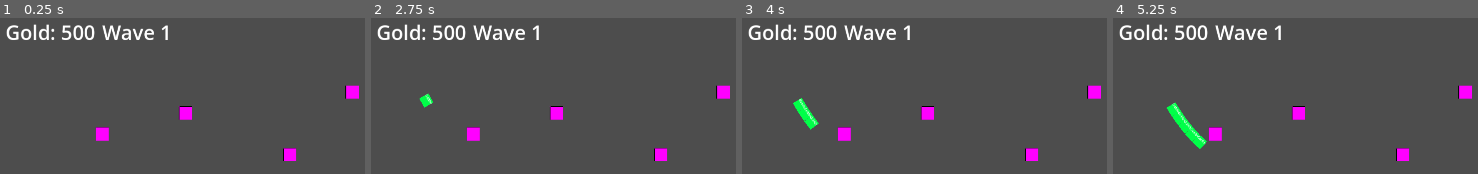
Above: before the commit, frames 1-4 (left to right).
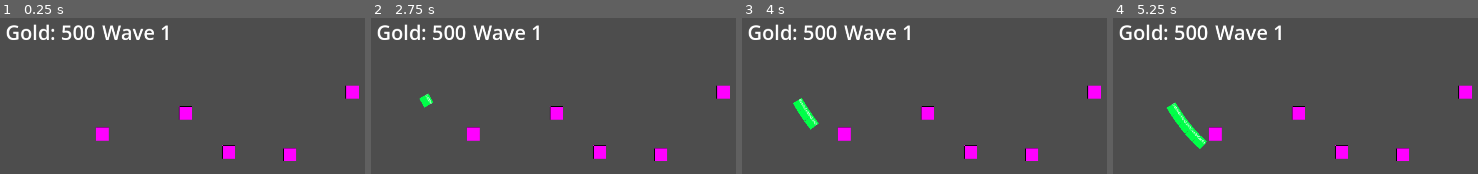
Above: after the commit, the same moments.

Repository: ookeooke/Test-1-Godot
Game: Godot game, scene res://node_2d.tscn
Same seed, same stepped clock (60 frames per second), same inputs: the game is played once before the commit and once after it.
Inputs (mouse positions are in pixels of both pictures, inside the frame that each line leads up to):
- Up to frame 1 (0.25 s): no input
- Up to frame 2 (2.75 s): tap Enter at 0.5, 2 s; move the mouse to (outside the picture) at 0.52 s; click (outside the picture) at 0.67 s; tap Space at 1.25 s; drag from (outside the picture) to (473, 133) at 1.27 s; move the mouse to (699, 139) at 2.02 s; click (699, 139) at 2.17 s
- Up to frame 3 (4 s): tap Space at 2.75 s; drag from (outside the picture) to (928, 113) at 2.77 s; tap Enter at 3.5 s; move the mouse to (outside the picture) at 3.52 s; click (outside the picture) at 3.67 s
- Up to frame 4 (5.25 s): tap Space at 4.25 s; drag from (1120, 170) to (1463, 92) at 4.27 s; move the mouse to (outside the picture) at 5.02 s; click (outside the picture) at 5.17 s

The runs differ from the first frame. In frame 1, 0.3% of the frame differs, in the area x 60-65%, y 81-91%; in frame 2, 0.3%; in frame 3, 0.3%; in frame 4, 0.3%.

Commit message:
1

Diff:
--- a/goblin_scout.gd
+++ b/goblin_scout.gd
@@ -6,6 +6,13 @@
 var speed := 100.0
 var max_health := 50.0
 var current_health := 50.0
+var melee_damage := 5.0  # Damage to hero in melee
+
+# BLOCKING SYSTEM
+var is_blocked := false
+var blocking_hero = null
+var attack_timer := 0.0
+var attack_cooldown := 1.0  # Attack hero every 1 second
 
 @onready var path_follower: PathFollow2D = get_parent() as PathFollow2D
 
@@ -16,10 +23,36 @@
 	print("Goblin spawned at: ", global_position)
 
 func _physics_process(delta):
-	if path_follower:
+	if is_blocked and blocking_hero and is_instance_valid(blocking_hero):
+		# We're fighting a hero - don't move, just attack
+		handle_hero_combat(delta)
+	elif path_follower:
+		# Normal movement along path
 		path_follower.progress += speed * delta
 		if path_follower.progress_ratio >= 1.0:
 			reached_end()
+
+func handle_hero_combat(delta):
+	# Attack hero periodically
+	attack_timer += delta
+	if attack_timer >= attack_cooldown:
+		attack_timer = 0.0
+		if blocking_hero.has_method("take_damage"):
+			blocking_hero.take_damage(melee_damage)
+			print("Goblin attacked hero for ", melee_damage, " damage!")
+
+func set_blocked_by_hero(hero):
+	# Called by hero when enemy enters melee range
+	is_blocked = true
+	blocking_hero = hero
+	attack_timer = 0.0
+	print("Goblin is now blocked by hero!")
+
+func unblock():
+	# Called when hero dies or moves away
+	is_blocked = false
+	blocking_hero = null
+	print("Goblin is no longer blocked!")
 
 func reached_end():
 	print("Goblin reached the end!")
@@ -37,6 +70,12 @@
 func die():
 	print("Goblin died!")
 	GameManager.add_gold(5)
+
+	# Unblock from hero if blocked
+	if is_blocked and blocking_hero and is_instance_valid(blocking_hero):
+		# Hero will detect we left their melee range
+		pass
+
 	enemy_died.emit()
 	queue_free()
 
--- /dev/null
+++ b/hero_manager.gd
@@ -0,0 +1,77 @@
+extends Node2D
+
+# ============================================
+# HERO MANAGER - Manages hero spawning
+# ============================================
+
+# Hero scene (will expand to multiple heroes later)
+@export var ranger_hero_scene: PackedScene
+
+var current_hero = null
+
+func _ready():
+	print("========================================")
+	print("HERO MANAGER READY")
+	print("========================================")
+
+	# Wait for scene to be ready, then connect hero spots
+	await get_tree().process_frame
+	connect_hero_spots()
+
+func connect_hero_spots():
+	print("Connecting hero spots...")
+	var spots = get_tree().get_nodes_in_group("hero_spot")
+	print("Found ", spots.size(), " hero spots")
+
+	for spot in spots:
+		print("  Connecting hero spot: ", spot.name)
+		if spot.has_signal("spot_clicked"):
+			spot.spot_clicked.connect(_on_hero_spot_clicked)
+			print("    ✓ Connected hero spot: ", spot.name)
+		else:
+			print("    ✗ ERROR: Spot doesn't have 'spot_clicked' signal!")
+
+func _on_hero_spot_clicked(spot):
+	print("========================================")
+	print("!!! HERO SPOT CLICKED !!!")
+	print("  Spot: ", spot.name)
+	print("========================================")
+
+	# Spawn ranger hero at this spot
+	if ranger_hero_scene == null:
+		print("ERROR: No ranger hero scene assigned!")
+		return
+
+	spot.spawn_hero(ranger_hero_scene)
+	print("Hero spawned at spot!")
+
+func _unhandled_input(event):
+	# Handle hero selection and movement
+	if event is InputEventMouseButton and event.pressed and event.button_index == MOUSE_BUTTON_LEFT:
+		var mouse_pos = get_global_mouse_position()
+
+		# Check if we clicked on a hero
+		var heroes = get_tree().get_nodes_in_group("hero")
+		var clicked_hero = null
+
+		for hero in heroes:
+			if hero.global_position.distance_to(mouse_pos) < 30:
+				clicked_hero = hero
+				break
+
+		if clicked_hero:
+			# Deselect all other heroes
+			for hero in heroes:
+				if hero != clicked_hero:
+					hero.deselect()
+
+			# Select this hero
+			clicked_hero.select()
+			current_hero = clicked_hero
+			print("Selected hero: ", clicked_hero.name)
+		else:
+			# If we have a selected hero, move them to clicked position
+			if current_hero and is_instance_valid(current_hero):
+				if current_hero.is_selected:
+					current_hero.move_to_position(mouse_pos)
+					print("Commanding hero to move to: ", mouse_pos)
--- /dev/null
+++ b/hero_spot.gd
@@ -0,0 +1,92 @@
+extends Node2D
+
+# ============================================
+# HERO SPOT - Where heroes spawn on the map
+# ============================================
+
+signal spot_clicked(spot)
+
+# State
+var has_hero = false
+var current_hero = null
+var is_respawning = false
+var respawn_time_left = 0.0
+
+# References
+@onready var sprite = $Sprite2D
+@onready var respawn_label = $RespawnLabel
+
+func _ready():
+	print("HERO SPOT READY: ", name, " at ", global_position)
+	respawn_label.visible = false
+
+func _process(delta):
+	# Handle respawn countdown
+	if is_respawning:
+		respawn_time_left -= delta
+		respawn_label.text = "Respawn: " + str(ceil(respawn_time_left)) + "s"
+
+		if respawn_time_left <= 0:
+			respawn_hero()
+
+	# Hover effect (only if no hero and not respawning)
+	if not has_hero and not is_respawning:
+		var mouse_pos = get_global_mouse_position()
+		var distance = global_position.distance_to(mouse_pos)
+
+		if distance < 32:
+			sprite.modulate = Color(1.2, 1.5, 1.2)  # Green tint
+		else:
+			sprite.modulate = Color(1, 1, 1)
+
+func _unhandled_input(event):
+	if event is InputEventMouseButton and event.pressed and event.button_index == MOUSE_BUTTON_LEFT:
+		var mouse_pos = get_global_mouse_position()
+		var distance = global_position.distance_to(mouse_pos)
+
+		# Check if click is within spot radius
+		if distance < 32:
+			if not has_hero and not is_respawning:
+				print("!!! HERO SPOT CLICKED: ", name, " !!!")
+				spot_clicked.emit(self)
+				get_viewport().set_input_as_handled()
+
+func spawn_hero(hero_scene: PackedScene):
+	print("SPAWNING HERO at ", name)
+	var hero = hero_scene.instantiate()
+	add_child(hero)
+	hero.global_position = global_position
+
+	# Set hero's home position
+	if hero.has_method("set_home_position"):
+		hero.set_home_position(global_position)
+
+	# Connect hero death signal
+	if hero.has_signal("hero_died"):
+		hero.hero_died.connect(_on_hero_died)
+
+	current_hero = hero
+	has_hero = true
+	sprite.visible = false
+
+	print("Hero spawned successfully!")
+
+func _on_hero_died(respawn_time: float):
+	print("Hero died at spot: ", name, " - Respawn in ", respawn_time, "s")
+	has_hero = false
+	current_hero = null
+	is_respawning = true
+	respawn_time_left = respawn_time
+	sprite.visible = true
+	respawn_label.visible = true
+
+func respawn_hero():
+	print("Hero respawning at: ", name)
+	is_respawning = false
+	respawn_label.visible = false
+
+	# Emit signal to spawn hero again
+	spot_clicked.emit(self)
+
+func get_spawn_position() -> Vector2:
+	return global_position
--- /dev/null
+++ b/hero_spot.tscn
@@ -0,0 +1,22 @@
+[gd_scene load_steps=3 format=3 uid="uid://ckvxoisxu0tq1"]
+
+[ext_resource type="Script" uid="uid://bpgq31a3cqq4o" path="res://hero_spot.gd" id="1_jk3ha"]
+
+[sub_resource type="PlaceholderTexture2D" id="PlaceholderTexture2D_esb7g"]
+size = Vector2(64, 64)
+
+[node name="HeroSpot" type="Node2D"]
+script = ExtResource("1_jk3ha")
+
+[node name="Sprite2D" type="Sprite2D" parent="."]
+modulate = Color(0.49173188, 1, 0.6802005, 1)
+texture = SubResource("PlaceholderTexture2D_esb7g")
+
+[node name="RespawnLabel" type="Label" parent="." groups=["hero_spot"]]
+offset_left = -50.0
+offset_top = -60.0
+offset_right = 50.0
+offset_bottom = -37.0
+theme_override_font_sizes/font_size = 20
+text = "REspawn 10S"
+horizontal_alignment = 1
--- a/node_2d.tscn
+++ b/node_2d.tscn
@@ -6,6 +6,9 @@
 [ext_resource type="Script" uid="uid://dn1okdsrbhdnb" path="res://ui.gd" id="4_q6r6c"]
 [ext_resource type="Script" uid="uid://bt5o2yvcrqr5m" path="res://placement_manager.gd" id="5_kdubu"]
 [ext_resource type="PackedScene" uid="uid://bar3soqilns7x" path="res://tower_spot.tscn" id="5_q6r6c"]
+[ext_resource type="Script" uid="uid://cnor3nu4wi0gp" path="res://hero_manager.gd" id="7_4d7sh"]
+[ext_resource type="PackedScene" uid="uid://c52n66umx0j5h" path="res://scenes/heroes/ranger_hero.tscn" id="8_ir8iy"]
+[ext_resource type="PackedScene" uid="uid://ckvxoisxu0tq1" path="res://hero_spot.tscn" id="9_hqns4"]
 
 [sub_resource type="Curve2D" id="Curve2D_y32ns"]
 _data = {
@@ -64,3 +67,12 @@
 
 [node name="TowerSpot4" parent="TowerSpots" groups=["tower_spot"] instance=ExtResource("5_q6r6c")]
 position = Vector2(1500, 300)
+
+[node name="HeroManager" type="Node2D" parent="."]
+script = ExtResource("7_4d7sh")
+ranger_hero_scene = ExtResource("8_ir8iy")
+
+[node name="HeroSpots" type="Node2D" parent="."]
+
+[node name="HeroSpot" parent="HeroSpots" instance=ExtResource("9_hqns4")]
+position = Vector2(907, 587)
--- a/orc_warrior.gd
+++ b/orc_warrior.gd
@@ -6,21 +6,52 @@
 var speed := 70.0
 var max_health := 150.0
 var current_health := 150.0
+var melee_damage := 10.0  # Damage to hero in melee (orcs hit harder)
+
+# BLOCKING SYSTEM
+var is_blocked := false
+var blocking_hero = null
+var attack_timer := 0.0
+var attack_cooldown := 1.0  # Attack hero every 1 second
 
 @onready var path_follower: PathFollow2D = get_parent() as PathFollow2D
 
 func _physics_process(delta):
-	if path_follower:
+	if is_blocked and blocking_hero and is_instance_valid(blocking_hero):
+		# We're fighting a hero - don't move, just attack
+		handle_hero_combat(delta)
+	elif path_follower:
+		# Normal movement along path
 		path_follower.progress += speed * delta
-		# no need to set global_position; you inherit it
 		if path_follower.progress_ratio >= 1.0:
 			reached_end()
 
+func handle_hero_combat(delta):
+	# Attack hero periodically
+	attack_timer += delta
+	if attack_timer >= attack_cooldown:
+		attack_timer = 0.0
+		if blocking_hero.has_method("take_damage"):
+			blocking_hero.take_damage(melee_damage)
+			print("ORC attacked hero for ", melee_damage, " damage!")
+
+func set_blocked_by_hero(hero):
+	# Called by hero when enemy enters melee range
+	is_blocked = true
+	blocking_hero = hero
+	attack_timer = 0.0
+	print("ORC is now blocked by hero!")
+
+func unblock():
+	# Called when hero dies or moves away
+	is_blocked = false
+	blocking_hero = null
+	print("ORC is no longer blocked!")
+
 func reached_end():
 	print("ORK reached the end!")
-	# Player loses a life
 	GameManager.lose_life(2)
-	enemy_died.emit()  # Notify the wave manager
+	enemy_died.emit()
 	queue_free()
 
 func take_damage(amount: float):
@@ -32,11 +63,15 @@
 
 func die():
 	print("ORK died!")
-	# Give player gold
 	GameManager.add_gold(10)
-	enemy_died.emit()  # Notify the wave manager
+
+	# Unblock from hero if blocked
+	if is_blocked and blocking_hero and is_instance_valid(blocking_hero):
+		# Hero will detect we left their melee range
+		pass
+
+	enemy_died.emit()
 	queue_free()
 
-	# Helper function for wave manager
 func set_path_follower(follower: PathFollow2D):
 	path_follower = follower
--- /dev/null
+++ b/scenes/heroes/ranger_hero.gd
@@ -0,0 +1,408 @@
+extends CharacterBody2D
+
+# ============================================
+# RANGER HERO - Ranged/Melee hybrid hero
+# ============================================
+
+signal hero_died(respawn_time)
+signal hero_selected(hero)
+
+# STATES
+enum State { IDLE, RANGED_COMBAT, MELEE_COMBAT, RETURNING, WALKING }
+var current_state = State.IDLE
+
+# STATS
+var max_health = 200.0
+var current_health = 200.0
+var hero_level = 1
+
+# COMBAT STATS
+var ranged_damage = 25.0
+var melee_damage = 12.0
+var ranged_range = 300.0
+var melee_range = 100.0
+var ranged_attack_speed = 0.67  # Time between shots (1.5 per second)
+var melee_attack_speed = 0.5    # Time between hits (2 per second)
+
+# MOVEMENT
+var movement_speed = 150.0
+var max_distance_from_home = 50.0
+var home_position = Vector2.ZERO
+var target_position = Vector2.ZERO
+
+# ENEMY MANAGEMENT
+var max_melee_enemies = 3  # Can fight 3 enemies at once in melee
+var enemies_in_melee_range = []
+var enemies_in_ranged_range = []
+var current_ranged_target = null
+var current_melee_targets = []
+
+# TIMERS
+var ranged_timer: Timer
+var melee_timer: Timer
+
+# SELECTION
+var is_selected = false
+
+# REFERENCES
+@onready var ranged_detection = $RangedDetection
+@onready var melee_detection = $MeleeDetection
+@onready var range_indicator = $RangeIndicator
+@onready var health_bar = $HealthBar
+@onready var sprite = $Sprite2D
+
+# PROJECTILE
+@export var arrow_scene: PackedScene
+
+# ============================================
+# INITIALIZATION
+# ============================================
+
+func _ready():
+	# Set collision layers
+	collision_layer = 2  # Heroes on layer 2
+	collision_mask = 0
+
+	# Setup detection areas
+	ranged_detection.collision_layer = 0
+	ranged_detection.collision_mask = 1  # Detect enemies
+	melee_detection.collision_layer = 0
+	melee_detection.collision_mask = 1
+
+	# Connect signals
+	ranged_detection.body_entered.connect(_on_ranged_enemy_entered)
+	ranged_detection.body_exited.connect(_on_ranged_enemy_exited)
+	melee_detection.body_entered.connect(_on_melee_enemy_entered)
+	melee_detection.body_exited.connect(_on_melee_enemy_exited)
+
+	# Create timers
+	ranged_timer = Timer.new()
+	ranged_timer.wait_time = ranged_attack_speed
+	ranged_timer.timeout.connect(_on_ranged_timer_timeout)
+	add_child(ranged_timer)
+
+	melee_timer = Timer.new()
+	melee_timer.wait_time = melee_attack_speed
+	melee_timer.timeout.connect(_on_melee_timer_timeout)
+	add_child(melee_timer)
+
+	# Setup visuals
+	draw_range_circle()
+	range_indicator.visible = false
+	update_health_bar()
+
+	print("Ranger Hero ready at: ", global_position)
+
+# ============================================
+# MAIN LOOP
+# ============================================
+
+func _physics_process(delta):
+	# Update state machine
+	match current_state:
+		State.IDLE:
+			handle_idle_state()
+
+		State.RANGED_COMBAT:
+			handle_ranged_combat_state()
+
+		State.MELEE_COMBAT:
+			handle_melee_combat_state()
+
+		State.RETURNING:
+			handle_returning_state(delta)
+
+		State.WALKING:
+			handle_walking_state(delta)
+
+	# Clean up dead enemies from lists
+	clean_enemy_lists()
+
+# ============================================
+# STATE HANDLERS
+# ============================================
+
+func handle_idle_state():
+	# Look for enemies
+	if not enemies_in_melee_range.is_empty():
+		enter_melee_combat()
+	elif not enemies_in_ranged_range.is_empty():
+		enter_ranged_combat()
+
+	# Check if we're at home position
+	if global_position.distance_to(home_position) > 5:
+		enter_returning_state()
+
+func handle_ranged_combat_state():
+	# Check if enemies got too close
+	if not enemies_in_melee_range.is_empty():
+		enter_melee_combat()
+		return
+
+	# Check if we still have ranged targets
+	if enemies_in_ranged_range.is_empty():
+		enter_returning_state()
+		return
+
+	# Aim at current target
+	current_ranged_target = get_closest_ranged_enemy()
+	if current_ranged_target and is_instance_valid(current_ranged_target):
+		look_at(current_ranged_target.global_position)
+
+func handle_melee_combat_state():
+	# Update melee targets (up to max limit)
+	current_melee_targets = get_melee_targets()
+
+	# If no more melee enemies, switch to ranged or return
+	if current_melee_targets.is_empty():
+		if not enemies_in_ranged_range.is_empty():
+			enter_ranged_combat()
+		else:
+			enter_returning_state()
+		return
+
+	# Face the closest melee enemy
+	var closest = current_melee_targets[0]
+	if is_instance_valid(closest):
+		look_at(closest.global_position)
+
+		# Tell enemies to stop moving (block them)
+		for enemy in current_melee_targets:
+			if enemy.has_method("set_blocked_by_hero"):
+				enemy.set_blocked_by_hero(self)
+
+func handle_returning_state(delta):
+	# Walk back to home position
+	var direction = (home_position - global_position).normalized()
+	velocity = direction * movement_speed
+	move_and_slide()
+
+	# Check if we arrived
+	if global_position.distance_to(home_position) < 5:
+		velocity = Vector2.ZERO
+		current_state = State.IDLE
+		print("Hero returned to home position")
+
+	# Check if enemies appeared while returning
+	if not enemies_in_melee_range.is_empty():
+		enter_melee_combat()
+	elif not enemies_in_ranged_range.is_empty():
+		enter_ranged_combat()
+
+func handle_walking_state(delta):
+	# Walk to target position (for player-commanded movement)
+	var direction = (target_position - global_position).normalized()
+	velocity = direction * movement_speed
+	move_and_slide()
+
+	# Check if we arrived
+	if global_position.distance_to(target_position) < 5:
+		velocity = Vector2.ZERO
+		home_position = global_position  # Update home position
+		current_state = State.IDLE
+		print("Hero arrived at new position")
+
+# ============================================
+# STATE TRANSITIONS
+# ============================================
+
+func enter_ranged_combat():
+	current_state = State.RANGED_COMBAT
+	velocity = Vector2.ZERO
+	ranged_timer.start()
+	print("Hero entering RANGED COMBAT")
+
+func enter_melee_combat():
+	current_state = State.MELEE_COMBAT
+	velocity = Vector2.ZERO
+	ranged_timer.stop()
+	melee_timer.start()
+	print("Hero entering MELEE COMBAT")
+
+func enter_returning_state():
+	current_state = State.RETURNING
+	ranged_timer.stop()
+	melee_timer.stop()
+	print("Hero RETURNING to home")
+
+func enter_walking_state(destination: Vector2):
+	current_state = State.WALKING
+	target_position = destination
+	ranged_timer.stop()
+	melee_timer.stop()
+	print("Hero WALKING to ", destination)
+
+# ============================================
+# ENEMY DETECTION
+# ============================================
+
+func _on_ranged_enemy_entered(body):
+	if body.is_in_group("enemy"):
+		enemies_in_ranged_range.append(body)
+		print("Enemy entered ranged range. Total: ", enemies_in_ranged_range.size())
+
+func _on_ranged_enemy_exited(body):
+	if body.is_in_group("enemy"):
+		enemies_in_ranged_range.erase(body)
+
+func _on_melee_enemy_entered(body):
+	if body.is_in_group("enemy"):
+		enemies_in_melee_range.append(body)
+		print("Enemy entered melee range! Total: ", enemies_in_melee_range.size())
+
+func _on_melee_enemy_exited(body):
+	if body.is_in_group("enemy"):
+		enemies_in_melee_range.erase(body)
+
+func clean_enemy_lists():
+	enemies_in_ranged_range = enemies_in_ranged_range.filter(func(e): return is_instance_valid(e))
+	enemies_in_melee_range = enemies_in_melee_range.filter(func(e): return is_instance_valid(e))
+
+func get_closest_ranged_enemy():
+	if enemies_in_ranged_range.is_empty():
+		return null
+
+	var closest = enemies_in_ranged_range[0]
+	var closest_dist = global_position.distance_to(closest.global_position)
+
+	for enemy in enemies_in_ranged_range:
+		var dist = global_position.distance_to(enemy.global_position)
+		if dist < closest_dist:
+			closest = enemy
+			closest_dist = dist
+
+	return closest
+
+func get_melee_targets() -> Array:
+	# Return up to max_melee_enemies closest enemies
+	if enemies_in_melee_range.is_empty():
+		return []
+
+	# Sort by distance
+	var sorted_enemies = enemies_in_melee_range.duplicate()
+	sorted_enemies.sort_custom(func(a, b):
+		return global_position.distance_to(a.global_position) < global_position.distance_to(b.global_position)
+	)
+
+	# Take only up to max limit
+	var targets = []
+	for i in range(min(max_melee_enemies, sorted_enemies.size())):
+		targets.append(sorted_enemies[i])
+
+	return targets
+
+# ============================================
+# COMBAT - SHOOTING
+# ============================================
+
+func _on_ranged_timer_timeout():
+	if current_state == State.RANGED_COMBAT:
+		shoot_arrow()
+
+func shoot_arrow():
+	if arrow_scene == null:
+		print("ERROR: No arrow scene assigned to hero!")
+		return
+
+	current_ranged_target = get_closest_ranged_enemy()
+	if current_ranged_target == null or not is_instance_valid(current_ranged_target):
+		return
+
+	# Check if target is NOT in melee range (don't shoot point-blank)
+	if enemies_in_melee_range.has(current_ranged_target):
+		return
+
+	# Create arrow
+	var arrow = arrow_scene.instantiate()
+	get_tree().root.add_child(arrow)
+	arrow.global_position = global_position
+	arrow.setup(current_ranged_target, ranged_damage)
+
+	print("Hero shot arrow! Damage: ", ranged_damage)
+
+# ============================================
+# COMBAT - MELEE
+# ============================================
+
+func _on_melee_timer_timeout():
+	if current_state == State.MELEE_COMBAT:
+		melee_attack()
+
+func melee_attack():
+	current_melee_targets = get_melee_targets()
+
+	if current_melee_targets.is_empty():
+		return
+
+	# Attack all targets in melee range (up to max)
+	for enemy in current_melee_targets:
+		if is_instance_valid(enemy) and enemy.has_method("take_damage"):
+			enemy.take_damage(melee_damage)
+			print("Hero melee attack! Damage: ", melee_damage, " to ", enemy.name)
+
+# ============================================
+# HEALTH & DEATH
+# ============================================
+
+func take_damage(amount: float):
+	current_health -= amount
+	update_health_bar()
+	print("Hero took ", amount, " damage! HP: ", current_health)
+
+	if current_health <= 0:
+		die()
+
+func die():
+	print("HERO DIED!")
+
+	# Calculate respawn time based on level
+	var respawn_time = 10.0 + (hero_level - 1) * 5.0  # Level 1: 10s, Level 2: 15s, etc.
+
+	# Emit signal
+	hero_died.emit(respawn_time)
+
+	# Remove hero
+	queue_free()
+
+func update_health_bar():
+	if health_bar:
+		health_bar.value = (current_health / max_health) * 100
+
+# ============================================
+# SELECTION & VISUALS
+# ============================================
+
+func select():
+	is_selected = true
+	range_indicator.visible = true
+	print("Hero selected")
+
+func deselect():
+	is_selected = false
+	range_indicator.visible = false
+	print("Hero deselected")
+
+func draw_range_circle():
+	var points = []
+	var num_points = 64
+
+	for i in range(num_points + 1):
+		var angle = (i / float(num_points)) * TAU
+		var x = cos(angle) * ranged_range
+		var y = sin(angle) * ranged_range
+		points.append(Vector2(x, y))
+
+	range_indicator.points = PackedVector2Array(points)
+
+# ============================================
+# HELPER FUNCTIONS
+# ============================================
+
+func set_home_position(pos: Vector2):
+	home_position = pos
+	global_position = pos
+	print("Hero home position set to: ", home_position)
+
+func move_to_position(pos: Vector2):
+	# Player commanded movement
+	enter_walking_state(pos)
--- /dev/null
+++ b/scenes/heroes/ranger_hero.tscn
@@ -0,0 +1,61 @@
+[gd_scene load_steps=6 format=3 uid="uid://c52n66umx0j5h"]
+
+[ext_resource type="Script" uid="uid://bs2etc1qjtji2" path="res://scenes/heroes/ranger_hero.gd" id="1_hsk3w"]
+[ext_resource type="PackedScene" uid="uid://coirid61w00ks" path="res://scenes/projectiles/arrow.tscn" id="2_oks3e"]
+
+[sub_resource type="CircleShape2D" id="CircleShape2D_df4ti"]
+radius = 20.09975
+
+[sub_resource type="CircleShape2D" id="CircleShape2D_fxg0a"]
+radius = 155.29327
+
+[sub_resource type="CircleShape2D" id="CircleShape2D_ea74a"]
+radius = 53.009434
+
+[node name="RangerHero" type="CharacterBody2D" groups=["hero"]]
+collision_layer = 2
+collision_mask = 0
+script = ExtResource("1_hsk3w")
+arrow_scene = ExtResource("2_oks3e")
+
+[node name="Sprite2D" type="ColorRect" parent="."]
+offset_right = 40.0
+offset_bottom = 40.0
+color = Color(0.039215688, 0.07058824, 1, 1)
+
+[node name="Label" type="Label" parent="Sprite2D"]
+layout_mode = 0
+offset_right = 40.0
+offset_bottom = 23.0
+text = "RANGER"
+horizontal_alignment = 1
+
+[node name="CollisionShape2D" type="CollisionShape2D" parent="."]
+position = Vector2(20, 19)
+shape = SubResource("CircleShape2D_df4ti")
+
+[node name="RangedDetection" type="Area2D" parent="."]
+collision_layer = 0
+
+[node name="CollisionShape2D" type="CollisionShape2D" parent="RangedDetection"]
+position = Vector2(21, 21)
+shape = SubResource("CircleShape2D_fxg0a")
+
+[node name="MeleeDetection" type="Area2D" parent="."]
+collision_layer = 0
+
+[node name="CollisionShape2D" type="CollisionShape2D" parent="MeleeDetection"]
+position = Vector2(22, 19)
+shape = SubResource("CircleShape2D_ea74a")
+
+[node name="RangeIndicator" type="Line2D" parent="."]
+position = Vector2(22, 19.5)
+scale = Vector2(3.2, 2.95)
+points = PackedVector2Array(0, 0)
+default_color = Color(0.13333334, 1, 0.050980393, 1)
+
+[node name="HealthBar" type="ProgressBar" parent="."]
+offset_left = -9.0
+offset_top = -27.0
+offset_right = 52.0
+show_percentage = false
Not shown, added: hero_manager.gd.uid
Not shown, added: hero_spot.gd.uid
Not shown: 1 places in node_2d.tscn that only renumber resources
Not shown, added: scenes/heroes/ranger_hero.gd.uid
